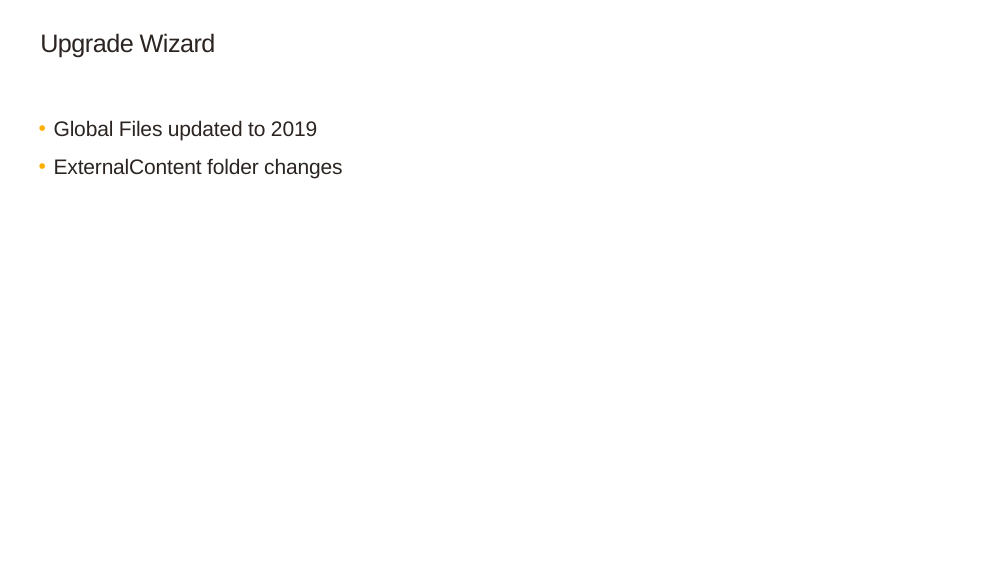
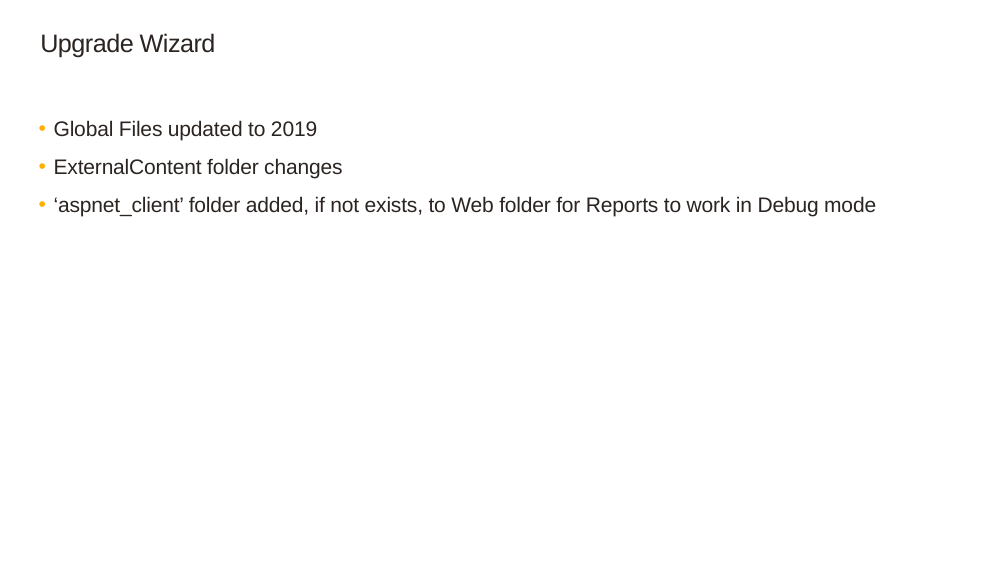
Before and after one commit to SageNADev/Sage300-SDK, a slide deck: slide 8 of docs/presentations/Sage300SDK_2019WebSDKOverview.pptx. Drawn at 1008x567 pixels with LibreOffice and Linux fonts; fonts in the diff are those of the drawing; background and template pictures are left out. Boxes give left, top, right and bottom in pixels: in the first picture for what was removed or moved away, otherwise in the second. Text is boxed around its words. In the diff, an @@ line names an element or a change of style, - is before the commit and + after.

```diff
--- a/docs/presentations/Sage300SDK_2019WebSDKOverview.pptx
+++ b/docs/presentations/Sage300SDK_2019WebSDKOverview.pptx
@@ text at bbox=[54, 196, 876, 217]: paragraph added @@
+  • ‘aspnet_client’ folder added, if not exists, to Web folder for Reports to work in Debug mode
```
Also in this commit, not shown: 1 other slide changed.
